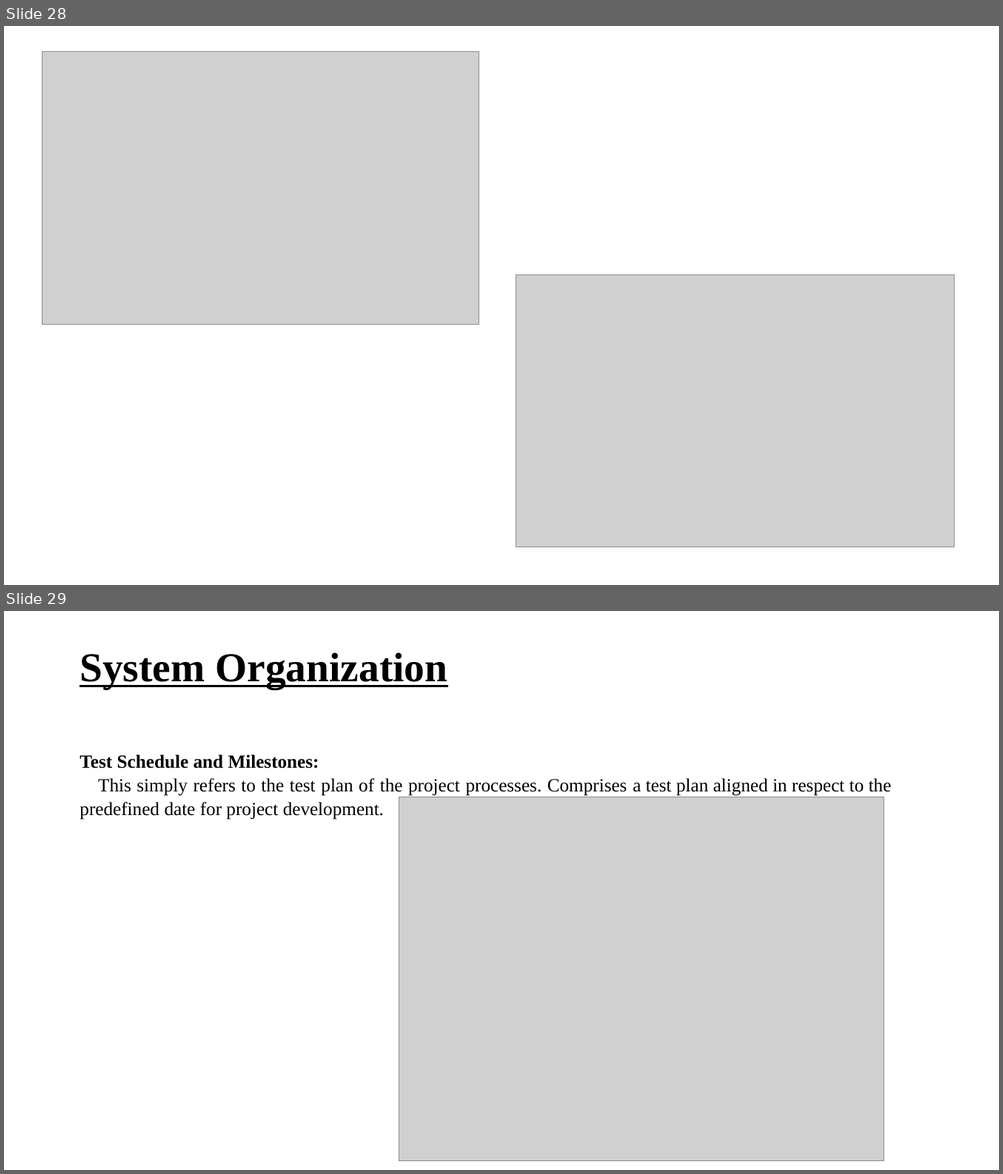
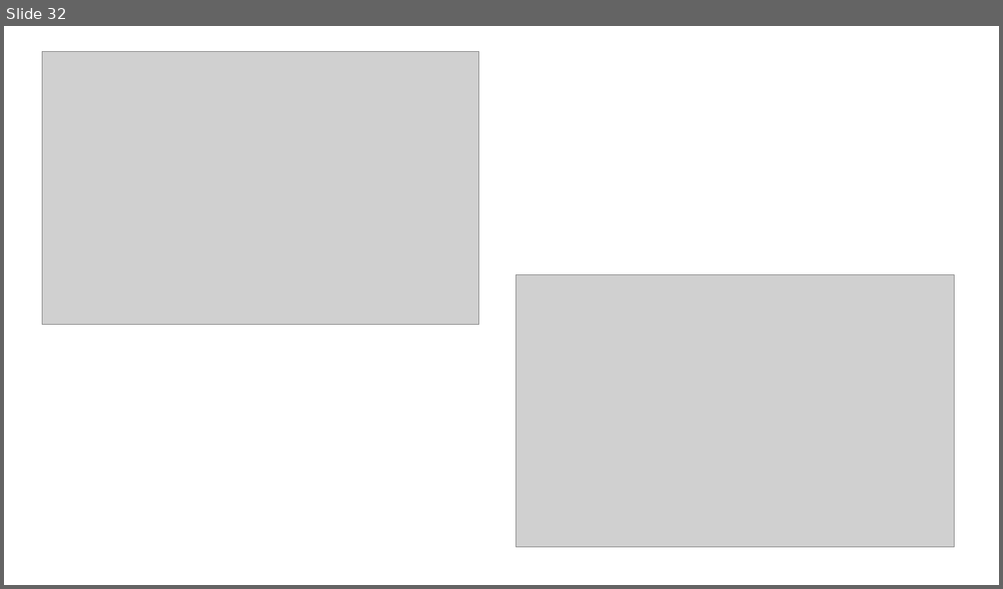
Before and after one commit to rajgopalpuvvada/Group4, a slide deck: Docs/TICKECTING TOOL - FINAL.pptx. Shown one above the other, each under a label of ours: slides 28 and 29 before the commit, slide 32 after it. The pictures are 1003x1174 and 1003x589 pixels, drawn with LibreOffice and Linux fonts; fonts in the diff are those of the drawing; grey boxes stand for pictures. Boxes give left, top, right and bottom in pixels: in the first picture for what was removed or moved away, otherwise in the second. Text is boxed around its words. In the diff, an @@ line names an element or a change of style, - is before the commit and + after.

```diff
--- a/Docs/TICKECTING TOOL - FINAL.pptx
+++ b/Docs/TICKECTING TOOL - FINAL.pptx
@@ slide 29 removed at (4,611,999,1170), background #FFFFFF @@
@@ title removed at (79,652,448,689) @@
-System Organization
@@ text removed at (79,755,891,820) @@
-Test Schedule and Milestones:
-This simply refers to the test plan of the project processes. Comprises a test plan aligned in respect to the predefined date for project development.
@@ picture removed at (399,797,884,1162) @@
@@ what was slide 28 is now slide 32 @@
```
Also in this commit, not shown: 8 slides changed, 2 other files.
